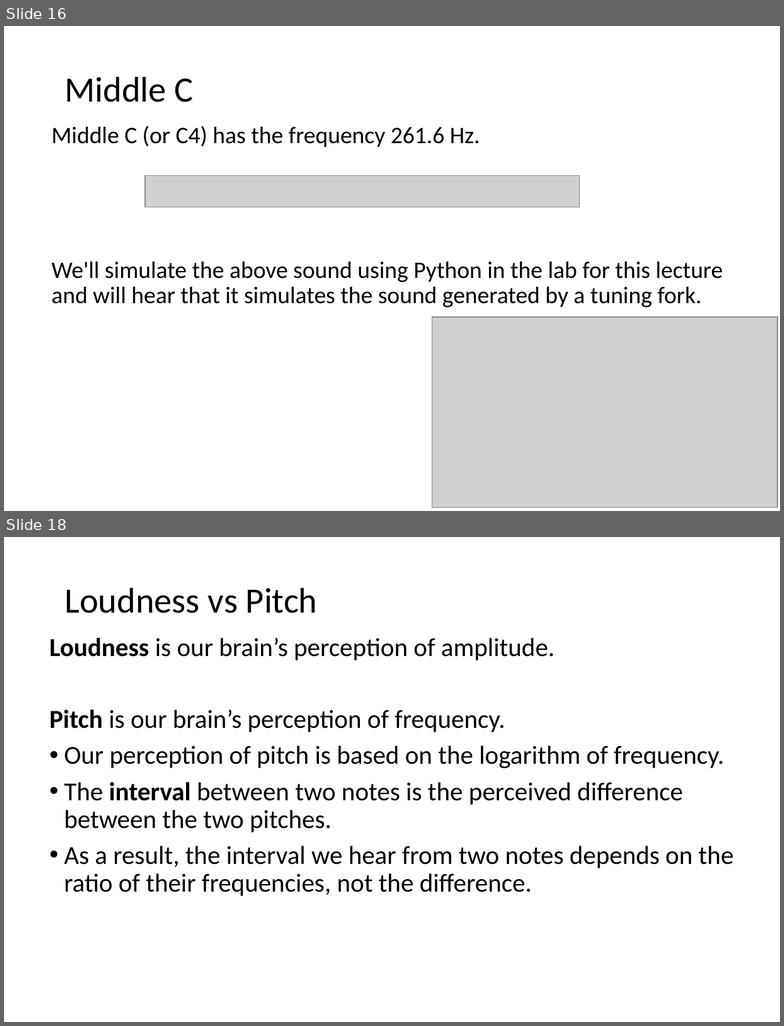
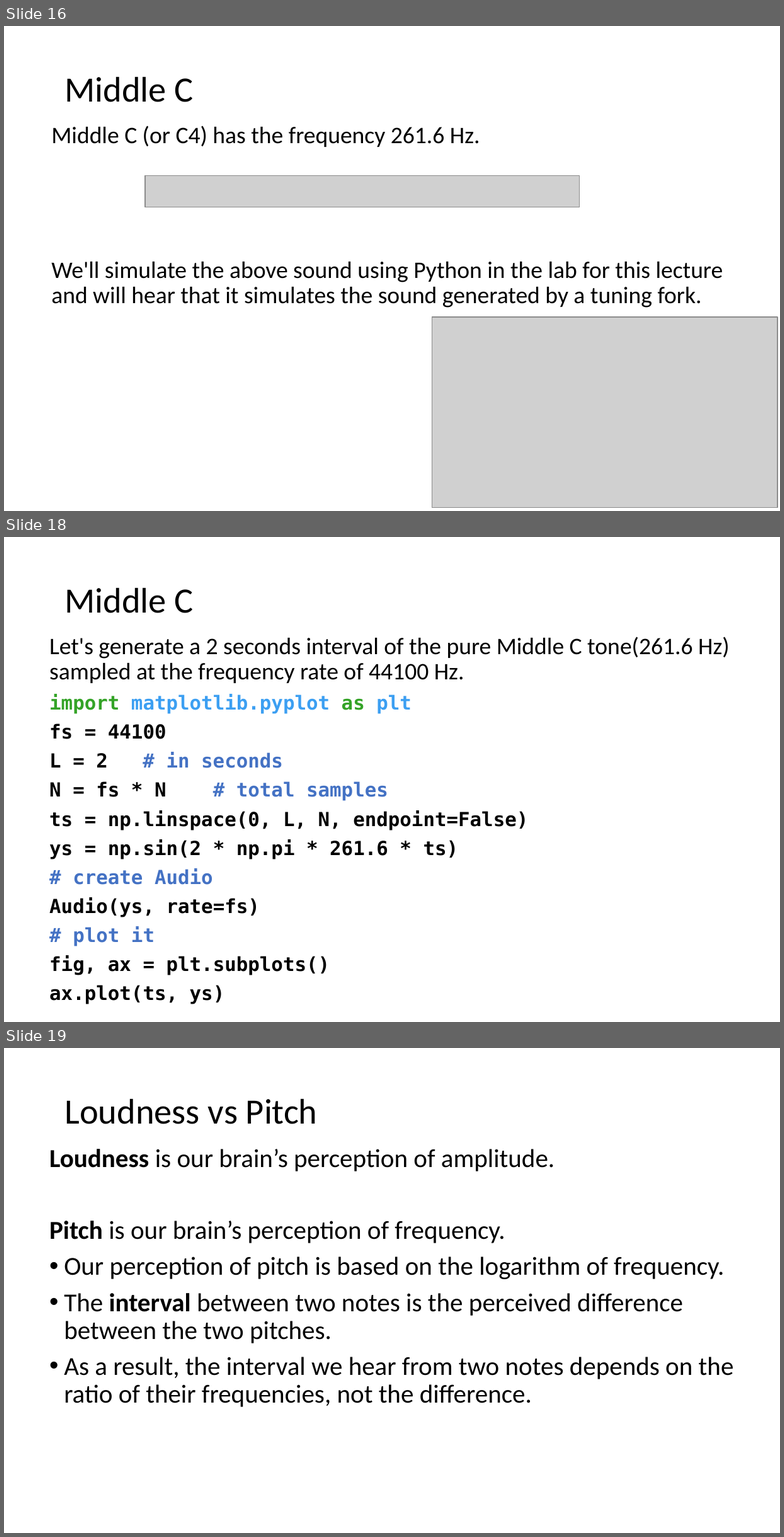
Before and after one commit to LongBaoNguyen/longbaonguyen.github.io, a slide deck: courses/apcsp/lect16.pptx. Shown one above the other, each under a label of ours: slides 16 and 18 before the commit, slides 16, 18 and 19 after it; the slides between them are not shown. The pictures are 784x1026 and 784x1537 pixels, drawn with LibreOffice and Linux fonts; fonts in the diff are those of the drawing; grey boxes stand for pictures; background and template pictures are left out. Boxes give left, top, right and bottom in pixels: in the first picture for what was removed or moved away, otherwise in the second. Text is boxed around its words. In the diff, an @@ line names an element or a change of style, - is before the commit and + after.

```diff
--- a/courses/apcsp/lect16.pptx
+++ b/courses/apcsp/lect16.pptx
@@ slide 18 added at [4,537,780,1022], background picture (left out) @@
@@ title added at [64,587,194,613], 33 pt, text #000000 @@
+Middle C
@@ text added at [49,637,730,1004], 18 pt, text #000000, bold @@
+Let's generate a 2 seconds interval of the pure Middle C tone(261.6 Hz) sampled at the frequency rate of 44100 Hz.
+import matplotlib.pyplot as plt
+fs = 44100
+L = 2 # in seconds
+N = fs * N # total samples
+ts = np.linspace(0, L, N, endpoint=False)
+ys = np.sin(2 * np.pi * 261.6 * ts)
+# create Audio
+Audio(ys, rate=fs)
+# plot it
+fig, ax = plt.subplots()
+ax.plot(ts, ys)
@@ what was slide 18 is now slide 19 @@
```
Also in this commit, not shown: 1 slide changed, 2 other files.
